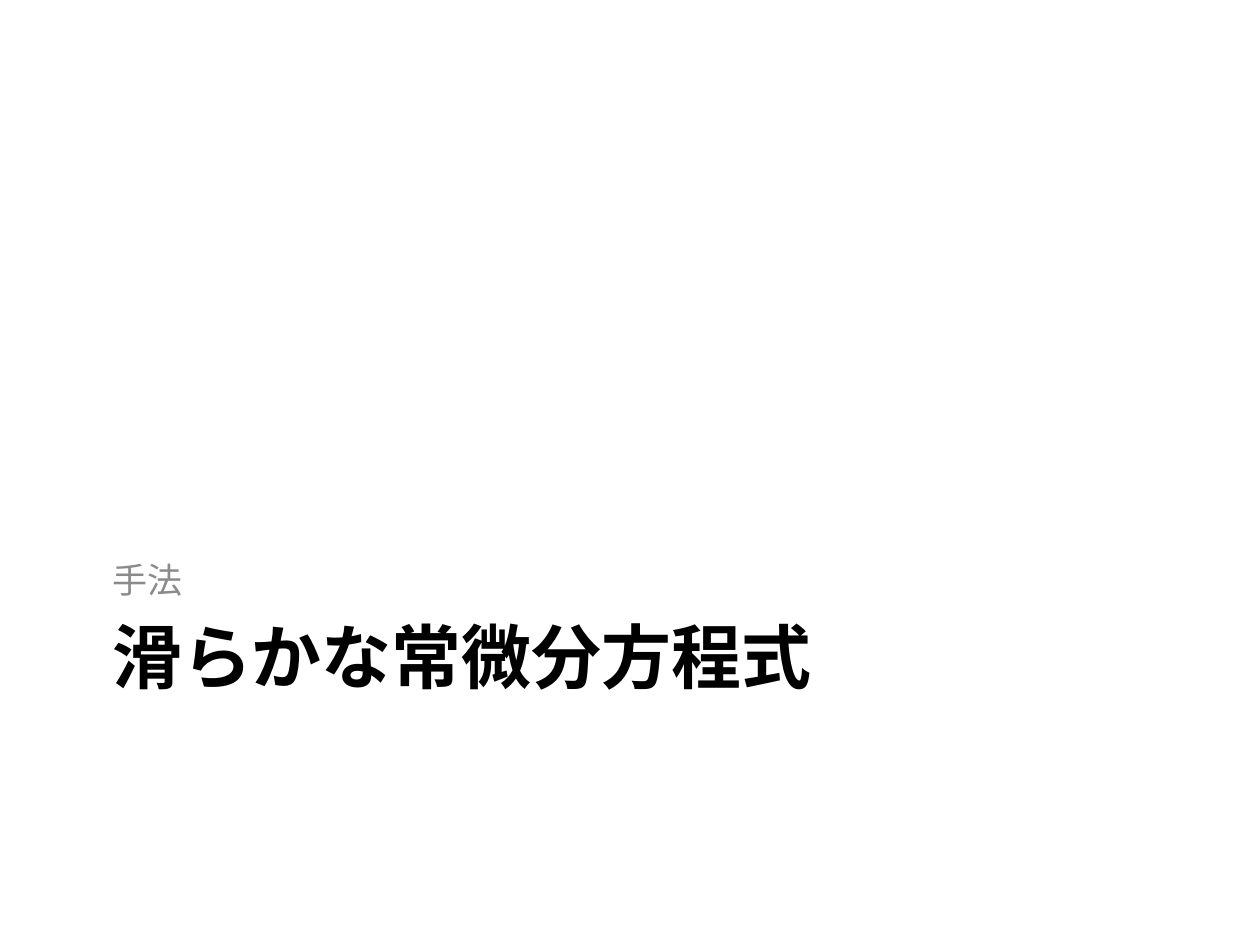
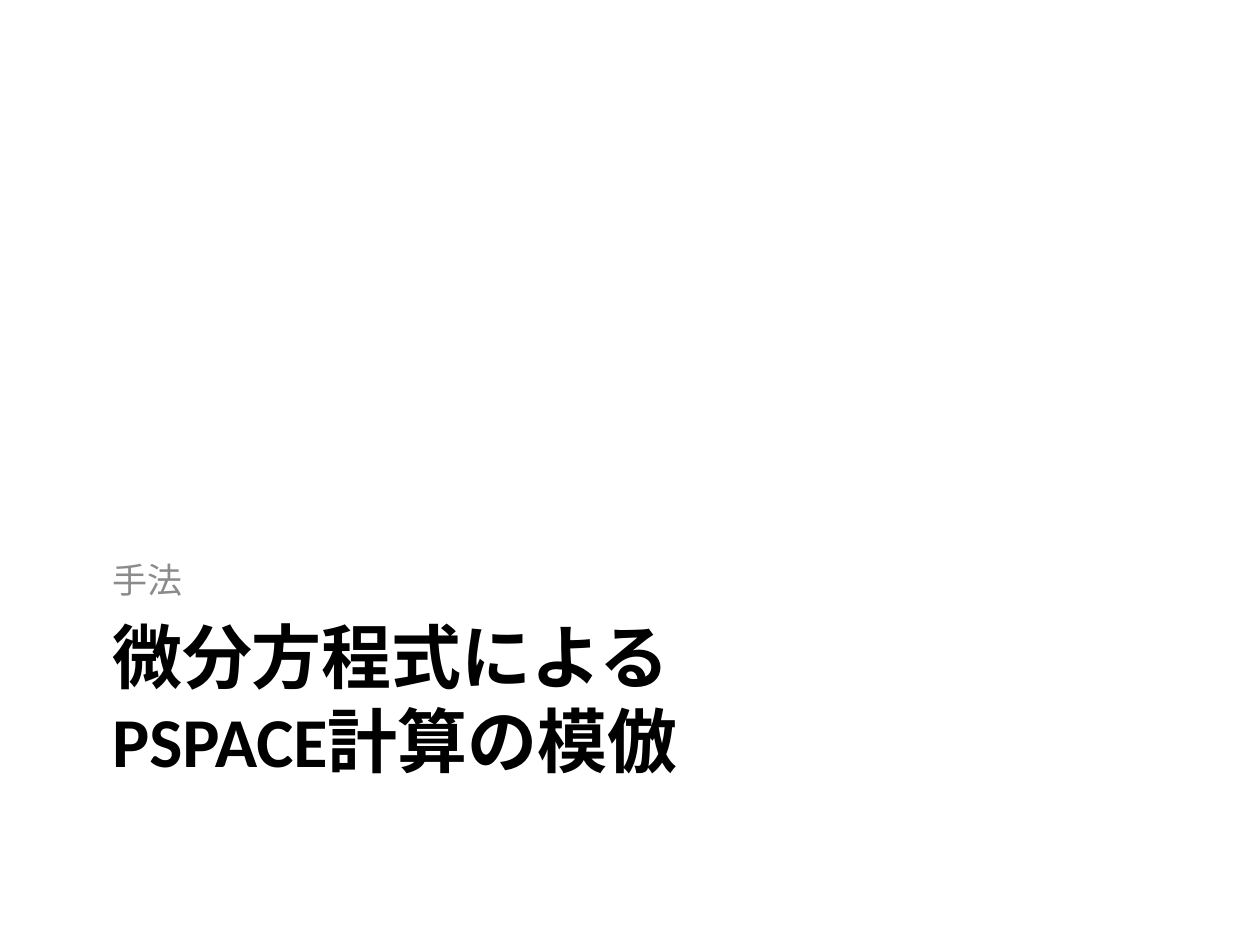
Before and after one commit to ex-hota911/LA2011Winter, a slide deck: slide 15 of slide/slide.pptx. Drawn at 1260x945 pixels with LibreOffice and Linux fonts; fonts in the diff are those of the drawing. Boxes give left, top, right and bottom in pixels: in the first picture for what was removed or moved away, otherwise in the second. Text is boxed around its words. In the diff, an @@ line names an element or a change of style, - is before the commit and + after.

```diff
--- a/slide/slide.pptx
+++ b/slide/slide.pptx
@@ title at bbox=[112, 623, 677, 774]: text changed @@
-滑らかな常微分方程式
+微分方程式による
+PSPACE計算の模倣
```
Also in this commit, not shown: 14 other slides changed, 15 slides added, 12 slides removed, 3 other files.
